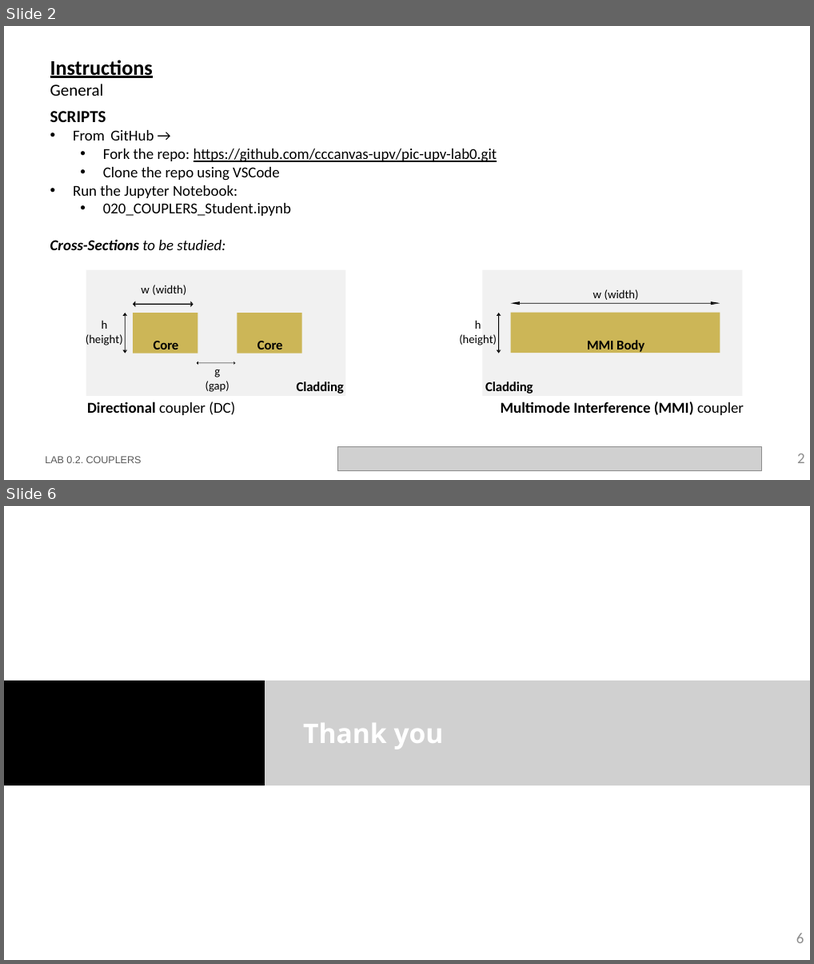
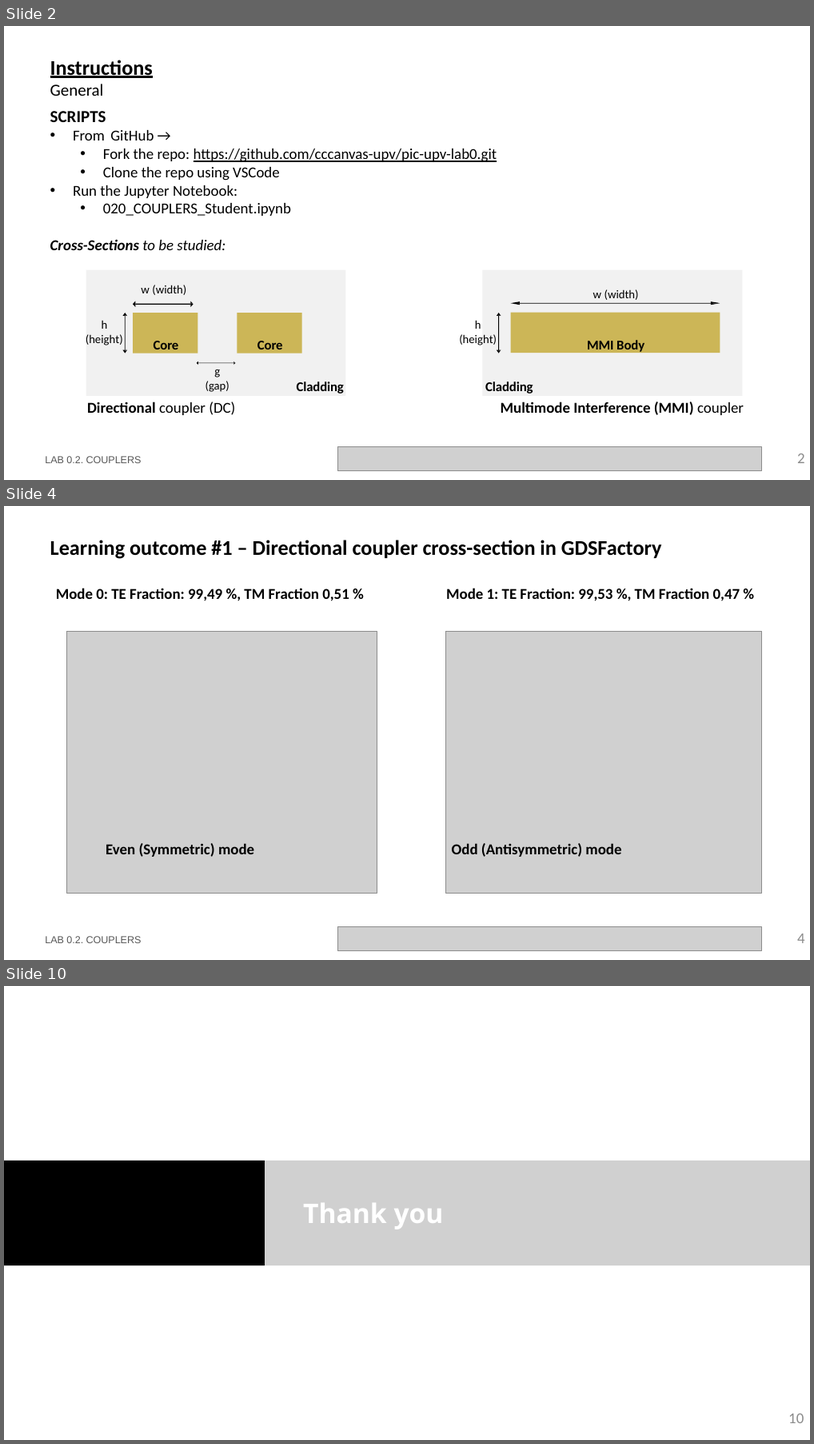
Before and after one commit to niospinamev2/pic-upv-lab0, a slide deck: LabBook_020.pptx. Shown one above the other, each under a label of ours: slides 2 and 6 before the commit, slides 2, 4 and 10 after it; the slides between them are not shown. The pictures are 814x964 and 814x1444 pixels, drawn with LibreOffice and Linux fonts; fonts in the diff are those of the drawing; grey boxes stand for pictures; background and template pictures are left out. Boxes give left, top, right and bottom in pixels: in the first picture for what was removed or moved away, otherwise in the second. Text is boxed around its words. In the diff, an @@ line names an element or a change of style, - is before the commit and + after.

```diff
--- a/LabBook_020.pptx
+++ b/LabBook_020.pptx
@@ slide 4 added at (x1=4, y1=506, x2=810, y2=960), background #FFFFFF @@
@@ title added at (x1=50, y1=540, x2=662, y2=559), 25 pt, text #000000, bold @@
+Learning outcome #1 – Directional coupler cross-section in GDSFactory
@@ text added at (x1=56, y1=588, x2=350, y2=601), 18 pt, text #000000, bold @@
+Mode 0: TE Fraction: 99,49 %, TM Fraction 0,51 %
@@ text added at (x1=446, y1=588, x2=741, y2=601), 18 pt, text #000000, bold @@
+Mode 1: TE Fraction: 99,53 %, TM Fraction 0,47 %
@@ picture added at (x1=67, y1=632, x2=377, y2=893) @@
@@ picture added at (x1=446, y1=632, x2=762, y2=893) @@
@@ text added at (x1=106, y1=843, x2=254, y2=856), 18 pt, text #000000, bold @@
+Even (Symmetric) mode
@@ text added at (x1=452, y1=843, x2=622, y2=856), 18 pt, text #000000, bold @@
+Odd (Antisymmetric) mode
@@ text added at (x1=45, y1=936, x2=142, y2=943), 12 pt, text #585858 @@
+LAB 0.2. COUPLERS
@@ picture added at (x1=338, y1=927, x2=762, y2=951) @@
@@ page number added at (x1=798, y1=933, x2=806, y2=943), 18 pt, text #8C8C8C @@
+4
@@ what was slide 6 is now slide 10 @@
@@ page number at (x1=789, y1=1413, x2=804, y2=1423): text changed @@
-6
+10
```
Also in this commit, not shown: 3 slides changed, 3 other slides added, 16 other files.
